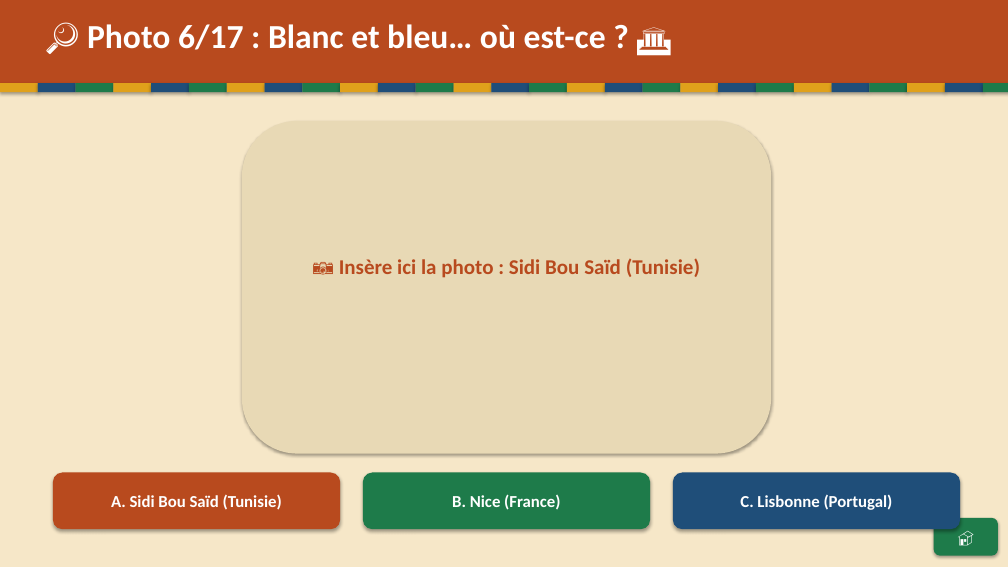
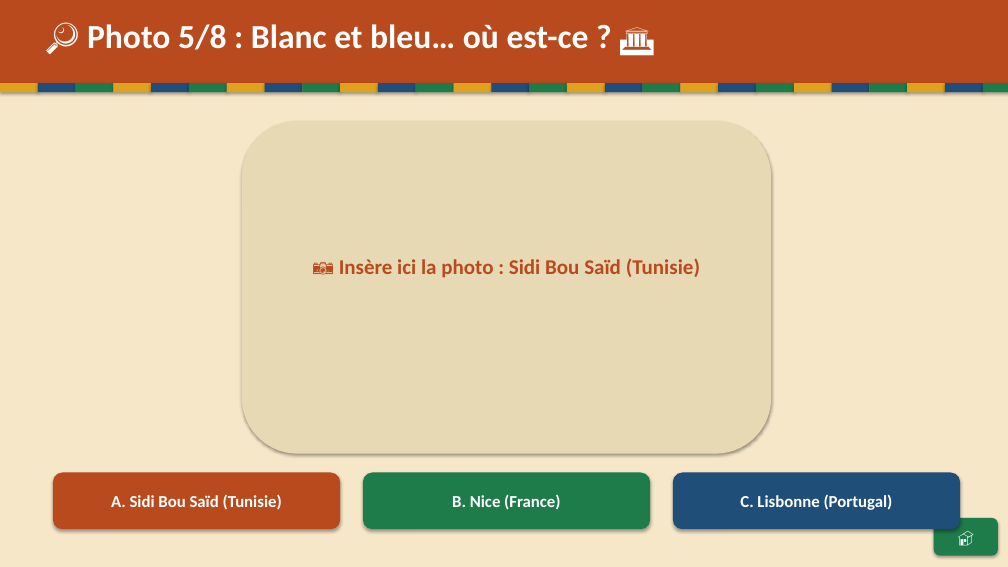
Before and after one commit to Paquereauman/Paquereauman, a slide deck: slide 11 of maghreb/maghreb-interactif.pptx (slide 13 before the commit). Drawn at 1008x567 pixels with LibreOffice and Linux fonts; fonts in the diff are those of the drawing. Boxes give left, top, right and bottom in pixels: in the first picture for what was removed or moved away, otherwise in the second. Text is boxed around its words. In the diff, an @@ line names an element or a change of style, - is before the commit and + after.

```diff
--- a/maghreb/maghreb-interactif.pptx
+++ b/maghreb/maghreb-interactif.pptx
@@ text at bbox=[87, 24, 589, 50]: text changed @@
-🔎 Photo 6/17 : Blanc et bleu… où est-ce ? 🏛️
+🔎 Photo 5/8 : Blanc et bleu… où est-ce ? 🏛️
```
Also in this commit, not shown: 17 other slides changed, 57 slides removed, 1 other file.
